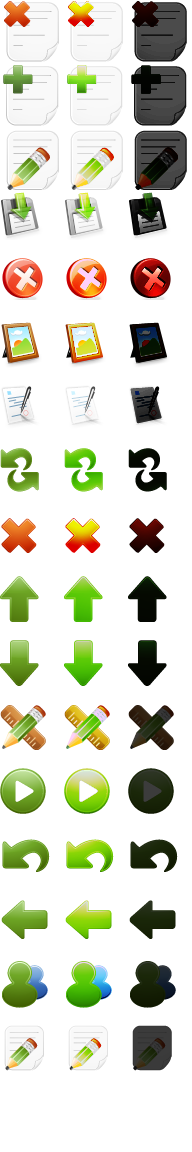
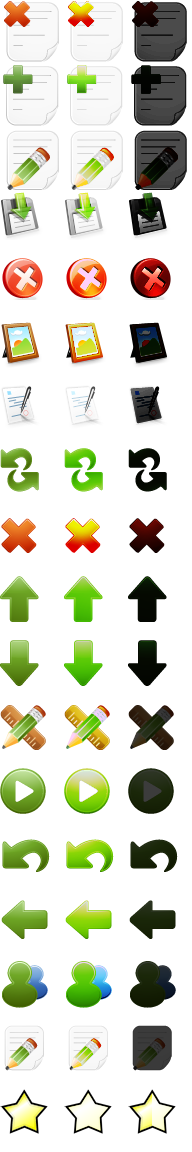
The second 192×1152 image is a revision of the first. Changes to its layers:
added layer "Layer 17" in group "disabled" over bbox(128, 1089, 176, 1134)
added layer "Layer 16" in group "mouseover" over bbox(64, 1089, 112, 1134)
added layer "Layer 15" in group "normal" over bbox(0, 1089, 48, 1134)
